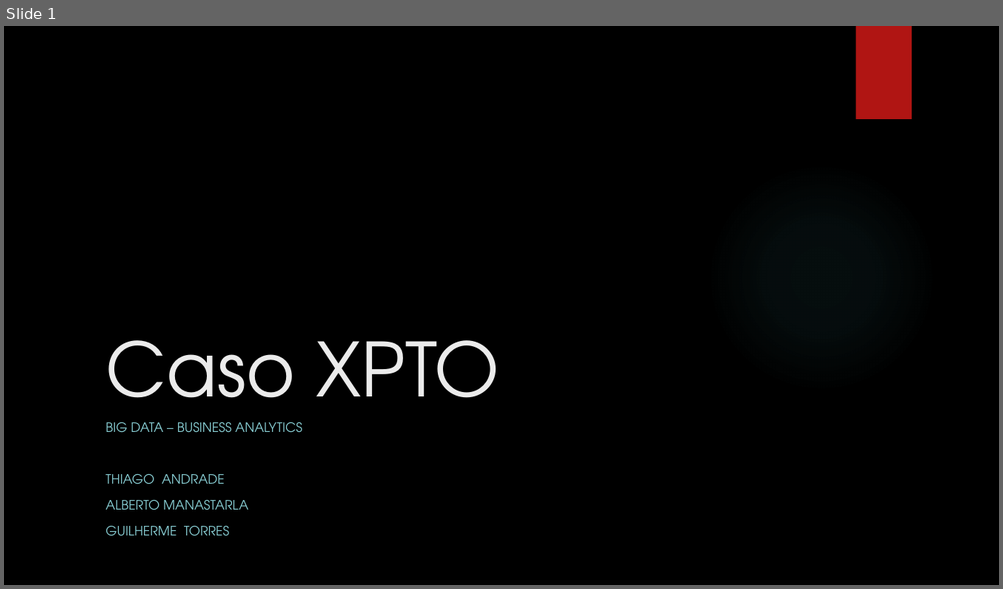
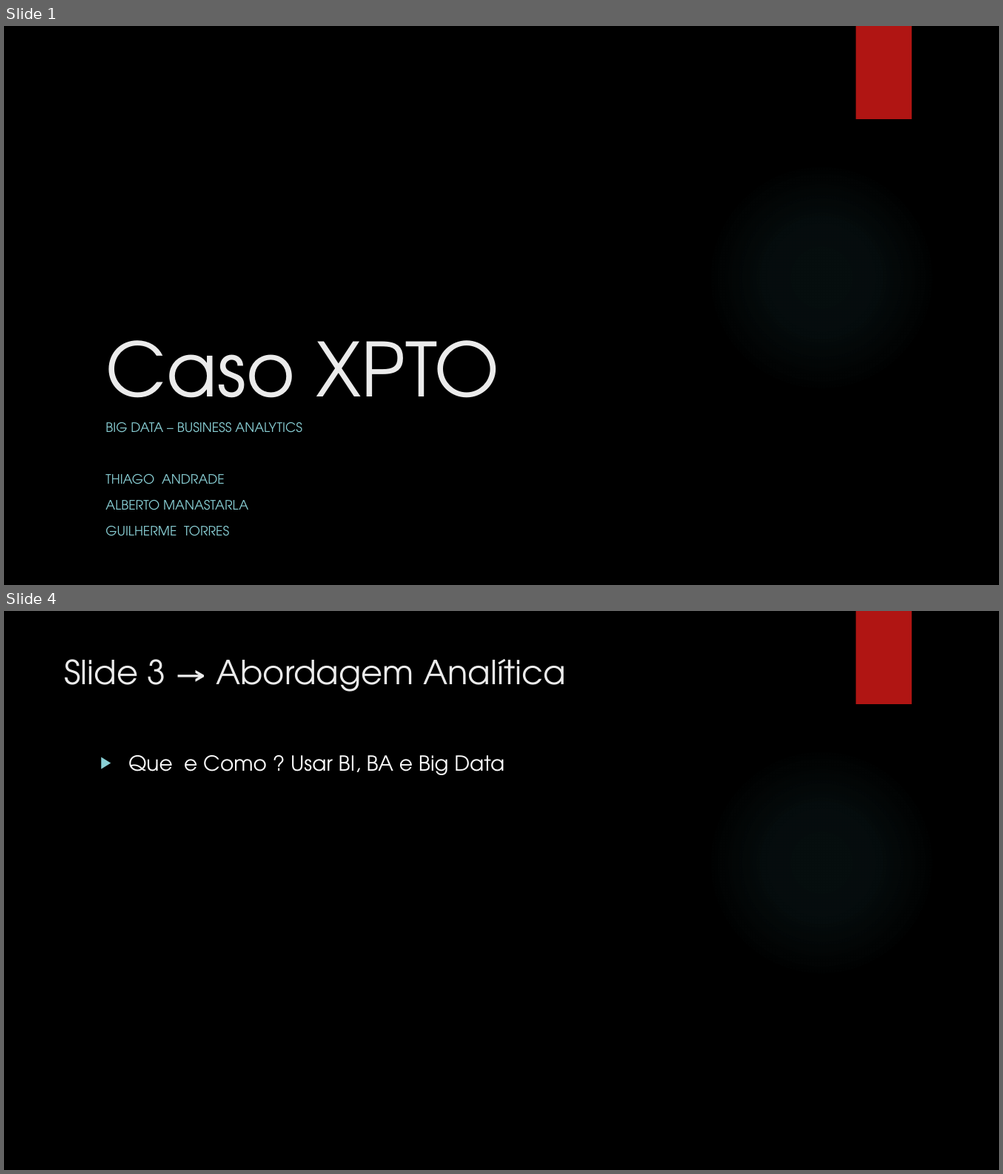
Before and after one commit to FIAP-14BDT/Business_Analytics_Tabs, a slide deck: 14BDT_Business_Analytics.pptx. Shown one above the other, each under a label of ours: slide 1 before the commit, slides 1 and 4 after it; the slides between them are not shown. The pictures are 1003x589 and 1003x1174 pixels, drawn with LibreOffice and Linux fonts; fonts in the diff are those of the drawing; background and template pictures are left out. Boxes give left, top, right and bottom in pixels: in the first picture for what was removed or moved away, otherwise in the second. Text is boxed around its words. In the diff, an @@ line names an element or a change of style, - is before the commit and + after.

```diff
--- a/14BDT_Business_Analytics.pptx
+++ b/14BDT_Business_Analytics.pptx
@@ slide 4 added at <box>4,611,999,1170</box>, background picture (left out); not listed: 2 template elements that a slide beside it also shows @@
@@ title added at <box>64,659,566,692</box>, 32 pt, text #EBEBEB @@
+Slide 3 → Abordagem Analítica
@@ text added at <box>128,755,504,775</box>, 20 pt, text #FFFFFF @@
+▶ Que e Como ? Usar BI, BA e Big Data
```
Also in this commit, not shown: 6 other slides added, 3 slides removed.
